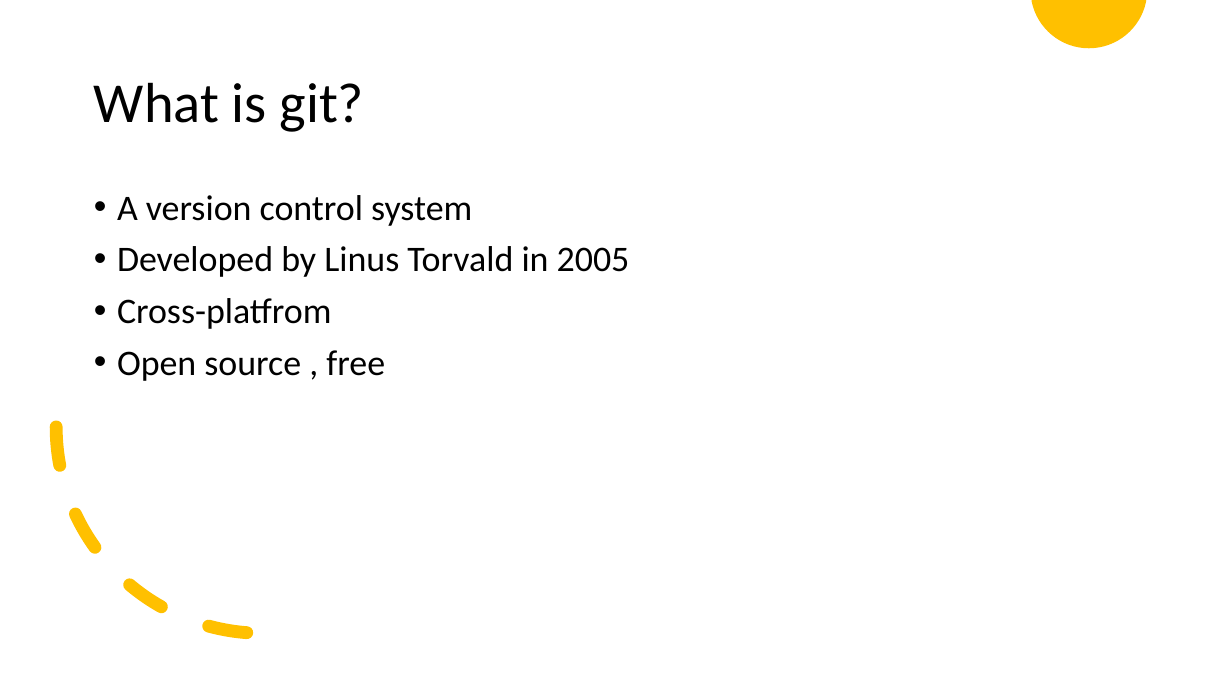
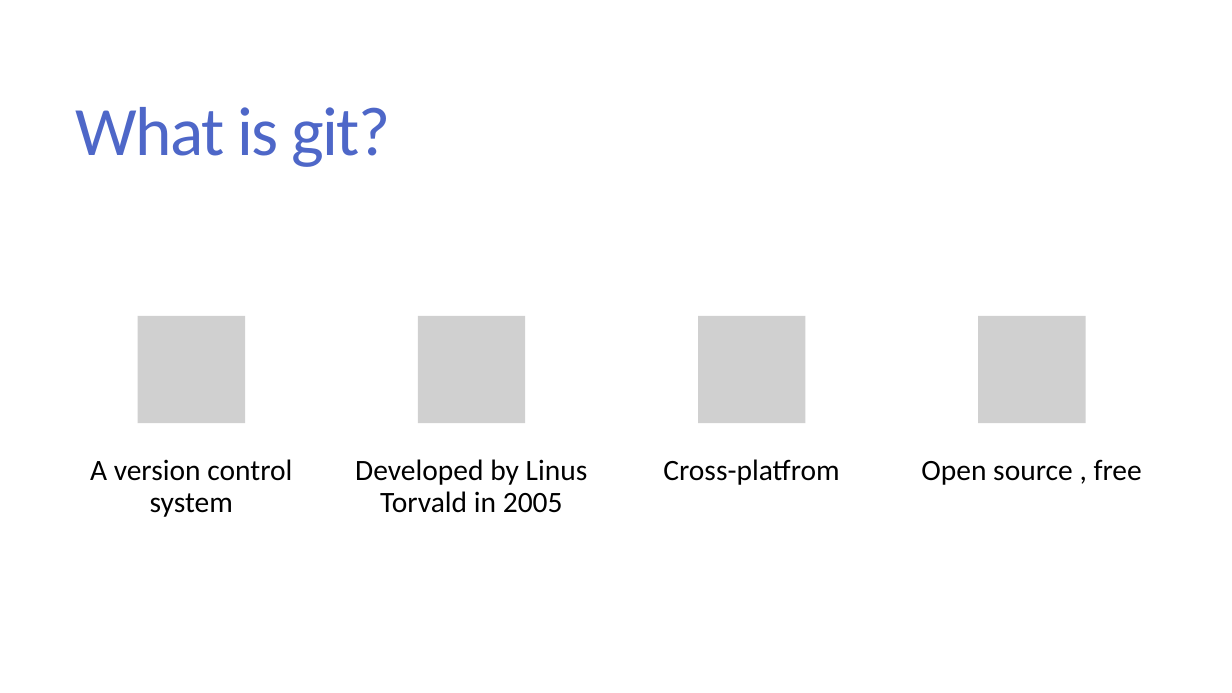
Before and after one commit to diwashrestha/program-and-talks, a slide deck: slide 4 of Working with git and GitHub/Working with Git and GitHub.pptx. Drawn at 1232x693 pixels with LibreOffice and Linux fonts; fonts in the diff are those of the drawing; grey boxes stand for pictures. Boxes give left, top, right and bottom in pixels: in the first picture for what was removed or moved away, otherwise in the second. Text is boxed around its words. In the diff, an @@ line names an element or a change of style, - is before the commit and + after.

```diff
--- a/Working with git and GitHub/Working with Git and GitHub.pptx
+++ b/Working with git and GitHub/Working with Git and GitHub.pptx
@@ freeform shape removed at bbox=[1031, 0, 1146, 48] @@
@@ title "What is git?": place and size @@
-title "What is git?" at bbox=[94, 82, 364, 132]
+title "What is git?" at bbox=[76, 107, 391, 167]
@@ title "What is git?" at bbox=[76, 107, 391, 167]: size 44 to 54 pt, text colour #000000 to #4E67C8, letter spacing 0 to -1.2 pt; line spacing 0.9 to 0.85 @@
@@ text removed at bbox=[117, 195, 630, 381] @@
-• A version control system
-• Developed by Linus Torvald in 2005
-• Cross-platfrom
-• Open source , free
@@ arc (boxed as its full ellipse) removed at bbox=[56, 221, 470, 634] @@
@@ group added at bbox=[90, 316, 1142, 517]: 4 pictures, 4 texts @@
+A version control system
+Developed by Linus Torvald in 2005
+Cross-platfrom
+Open source , free
```
Also in this commit, not shown: 4 other slides changed, 11 slides added, 4 slides removed.
